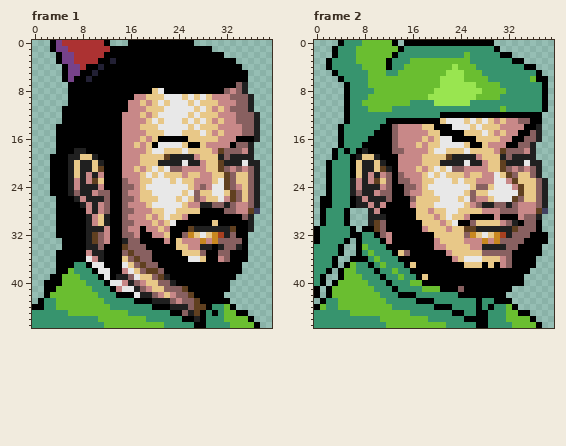
Pixel-art file, stored at public/assets/portraits/character_creator/character_traits.aseprite. Above, as it was before the edit.
40x48 pixels, 6 frames. Shown: frame 1, frame 2. The commit also changed other frames, which this record leaves out.
And afterwards:
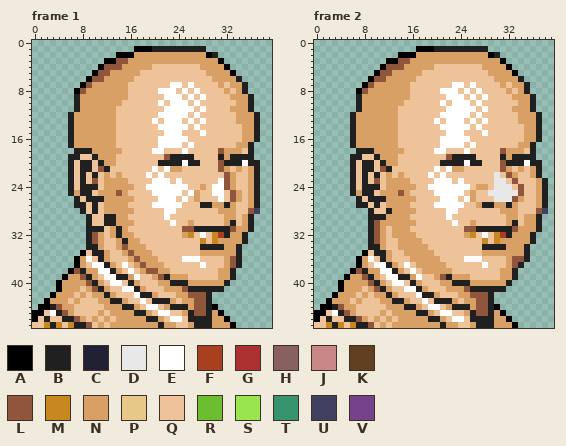
Palette (. is transparent): A #000000  B #202020  C #222034  D #e8e8e8  E #ffffff  F #a84020  G #ac3232  H #886060  J #c88888  K #604020  L #8f563b  M #c88820  N #d9a066  P #e8c888  Q #eec39a  R #6abe30  S #99e550  T #37946e  U #404060  V #76428a
Edits made:
layer "Shirt" now hidden
layer "Eyebrows" now hidden
layer "Moustache" now hidden
layer "Beard" now hidden
layer "Hair" now hidden
layer "Hat" now hidden
Changed rows in their new state; - is an unchanged pixel.
Frame 1:
first column x 0:
 0 ---..........---...........-----------
 1 ---..............---BBBBBBBBB.--------
 2 ----..........---NNNNNNNNNNNN-B.------
 3 ----........-ALLNNNNNNNNNNNNNNN-..----
 4 -----......ALLLNNNNNQQQQQQQQNNNN-..---
 5 -----.....ALLNNNNNQQQQQQQQQQQNNNN-..--
 6 -----....ALLNNNNNQQQQQQQQQQQQQNNNNB.--
 7 ------..-LNNNNNNQQQQQQQEEQEQQQQNQNN---
 8 ------.-LNNNNNNNQQQQQEEEQEQEQQQQNQN---
 9 ------.BNNNNNNNNQQQQQQEEEQEQEQQQQNNN--
10 ------.BNNNNNNNQQQQQQEQEEEQEQQQQQQNN--
11 -----..BNNNNNNQQQQQQQQEEEEEQEQQQQNNN--
12 -----.BNNNNNNNQQQQQQQEEEEEQEQQQQQQNNN-
13 -----.BNNNNNNNQQQQQQEQEEEQEQEQQQQQNNN-
14 ----..BNNNNNNNQQQQQQQEEEEEQEQQQQQQQNN-
15 ----..BNNNNNNNQQQQQQQQEEEQQQEQQQQQQNN-
16 ----..BNNNNNNNQQQQQQQEEEEEQQQQQQQQQNN-
17 ----..BNNNNNNNQQQQQQQEEEEQEQQQQQQQNN--
18 ----...--BNNNNNQQQQQEEQQQEQQQQQLNNNQ--
19 ---...--QQ-NNNQQQQQQQQL----QQQQ-N-----
20 ---...-Q--Q-NNQQQQQQQ----E--QQQL---E--
21 ---...-Q--QLBQQQQQQQEQENNQQQQQQLNQNQN-
22 ---...-Q-Q-QNQNQQQQEQEQQQQQQQQQQLNQQN-
23 ---...-Q-QLQNNNNQQQQEEEQEQQQQQQELNQQN-
24 ---...-Q---QNNNNNQQEEEEEEEQQNQEELNQQN-
25 ---...-N--QNNNLNQQQQEEEEEQENQQEEQLNQN-
26 ----...-Q---NNNNNQQQQEEEQEQNQQQEQLNQN-
27 ----...B-Q-QNNNNQQQQEEEEEQQQ--NN-NQQN-
28 ----....BQ-QNNNNNQQQQQEEQQQQQQQNNNQQL-
29 ----.....-QQ-BNNQQQQQQEQQQQQQQQQNNQN--
30 ----.....-QQ-BNNNQQQQQQEQQNQQQQQNBQN--
31 ----.....---QNBNQQQQQQQQQLL------LNN--
32 ----.....-LNQNBNNQQQQQQQQN-QEQ---NNB--
33 -----....-LNQQN-NNQQQQQQQQQQ-Q-NNNNB--
34 -----....--NQQNLNNNQQQQQQQQQ--B-NN-.--
35 ----....-Q--NQQNLNNNQQQQQQQQNNNNNNB.--
36 ----...-NEQ-NQQQNLNNNQQQQEEEQQQQNLB.--
37 ----...ANQEEBNQEQNLNNNQQQQQQEQQQNLB---
38 ----..ALBNNEEBNQEQNLLNNQQQQQQQQNNB.---
39 ---..ANNLBNQEE--NEQQNL-NNNQQQQQNNB----
40 --..-NNNNLBNQEEQ-NQQQNN-BBNNNNNNB-----
41 --..ANNNQNLBNQQEE-NQQQNNNLBBBBBB.-----
42 --.ANNNQNQNNBNQQQE--NQQQNNLLLB..------
43 -.ANNNQNQQQNNBBNQQEQ---NQNNLLB...-----
44 .-ABLNNQQQQQNNNBBNQEEQN---NLLBA...----
45 AAQEBLNQQQQNQNNNNBBNQEEQQN-LLBNA....--
46 AQBQQBBLNQNQNQNNNNNBBNQEEQB-BBNNA....-
47 QQMBMQMBBLQNQNNNNNNNNBNNQQNBBBNNNA....
Frame 2:
first column x 0:
 0 ----..........-...............---------
 1 ---..............AAABBBBBBBBB..--------
 2 ---...........AAANNNNNNNNNNNNAB..------
 3 --..........-ALLNNNNNNNNNNNNNNNA...----
 4 --.........ALLLNNNNNQQQQQQQQNNNNA....--
 5 ---.......ALLNNNNNQQQQQQQQQQQNNNNA....-
 6 ----.....ALLNNNNNQQQQQQQQQQQQQNNNNB....
 7 -----...ALNNNNNNQQQQQQQEEQEQQQQNQNNB...
 8 -----..ALNNNNNNNQQQQQEEEQEQEQQQQNQNB...
 9 -----..BNNNNNNNNQQQQQQEEEQEQEQQQQNNNB..
10 -----..BNNNNNNNQQQQQQEQEEEQEQQQQQQNNB..
11 -----..BNNNNNNQQQQQQQQEEEEEQEQQQQNNNB..
12 -----.BNNNNNNNQQQQQQQEEEEEQEQQQQQQNNNB-
13 -----.BNNNNNNNQQQQQQEQEEEQEQEQQQQQNNNB-
14 ----..BNNNNNNNQQQQQQQEEEEEQEQQQQQQQNN--
15 ----..BNNNNNNNQQQQQQQQEEEQQQEQQQQQQNN--
16 ----..BNNNNNNNQQQQQQQEEEEEQQQQQQQQQNN--
17 ----..BNNNNNNNQQQQQQQEEEEQEQQQQQQQNN---
18 ---....B-BNNNNNQQQQQEEQQQEQQQQQLNNNQ---
19 ---...B-QQ-NNNQQQQQQQQL----QQQQ-N------
20 --....BQ--Q-NNQQQQQQQ----E--QQQL---E---
21 --....BQ--QL-QQQQQQQEQENNQQQQQQLNQNQN--
22 --....BQ-Q-QNQNQQQQEQEQQQQQQQQ-QLNQQN--
23 --....-Q-QLQNNNNQQQQEEEQEQQQQQ--QLQQQN-
24 --....-Q---QNNNNNQQEEEEEEEQNNQ---QLQQN-
25 --....-N--QNNNLNQQQQEEEEEQNQQ-----LQQN-
26 -......-Q---NNNNNQQQQEEEQENQQQ---LNQQN-
27 -......--Q-QNNNNQQQQEEEEEQQN--NN-NQQQN-
28 -.....----QQBNNNNQQQQQEEQQQQQQQNNNQQQL-
29 -.....------NNNNQQQQQQEQQQQQQQQQNNQNN--
30 -.....----LNNNNNNQQQQQQEQQNQQQQQN-QNNB-
31 .......-.BLNQNNNQQQQQQQQQLL------LNNNB-
32 .........BLNQNNNNQQQQQQQQN-QEQ---NNNB..
33 ......-..BLNQQNNNNQQQQQQQQQQ-Q-NNNNNB..
34 .....--..BBNQQNNNNNQQQQQQQQQ----NNNB..-
35 .....--.AQBBNQQNNNNNQQQQQQQQNNNNNNNB..-
36 ....--.-NEQBNQQQNNNNNQQQQEEEQQQQNLLB.--
37 ....-..ANQEEBNQEQNNNNNQQQQQQEQQQNLB..--
38 ...-..ALBNNEEBNQEQNNNNNQQQQQQQQNNB..---
39 ..--.ANNLBNQEEBBNEQQNLBNNNQQQQQNNB.----
40 ..-.ANNNNLBNQEEQBNQQQNNBBBNNNNNNB..----
41 .-..ANNNQNLBNQQEEBNQQQNNNLBBBBBB.------
42 .-.ANNNQNQNNBNQQQEBBNQQQNNLLLB..-------
43 -.ANNNQNQQQNNBBNQQEQBBBNQNNLLB...------
44 .AABLNNQQQQQNNNBBNQEEQNBBBNLLBA...-----
45 AAQEBLNQQQQNQNNNNBBNQEEQQNBLLBNA....---
46 AQBQQBBLNQNQNQNNNNNBBNQEEQBBBBNNA....--
47 QQMBMQMBBLQNQNNNNNNNNBNNQQNBBBNNNA....-
